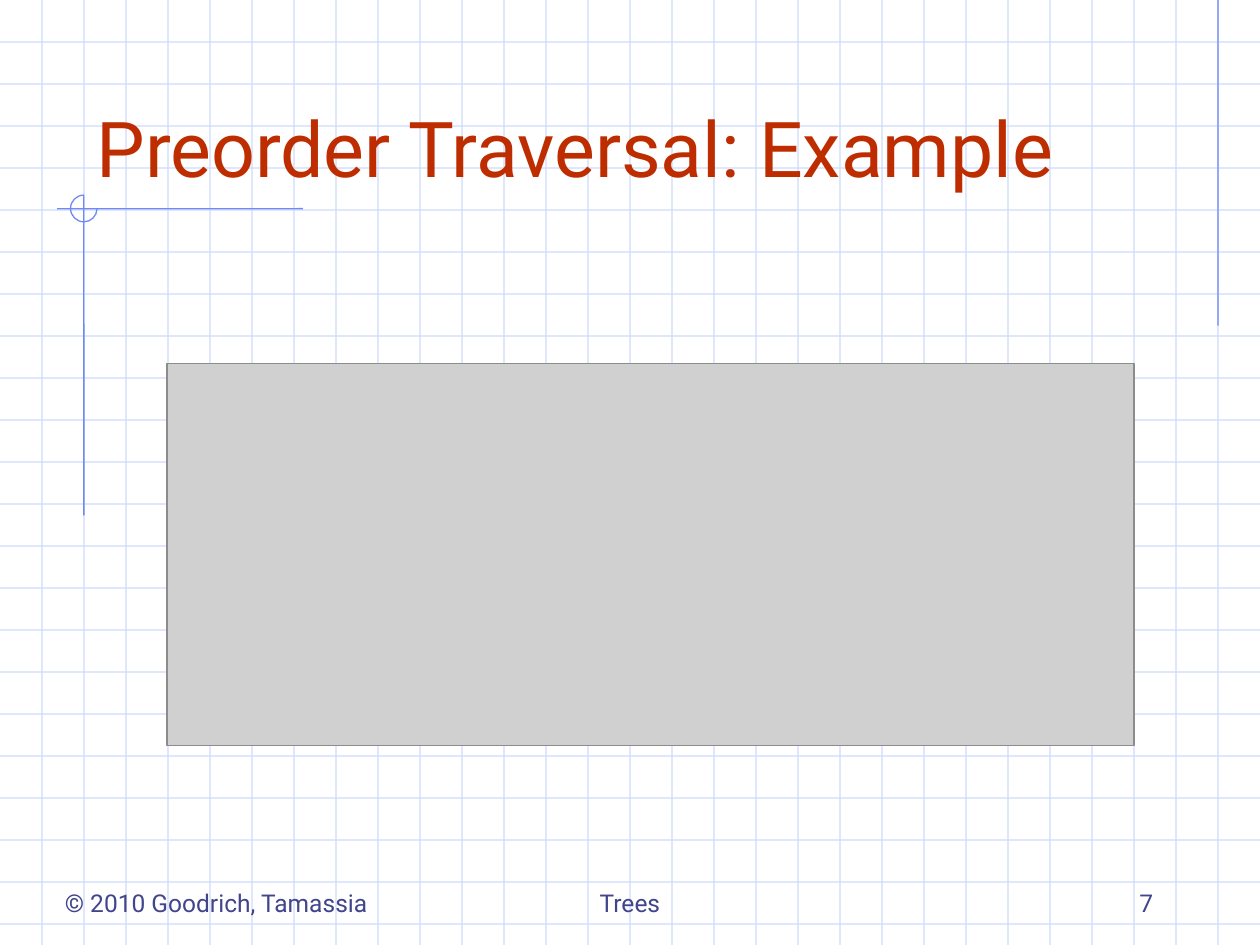
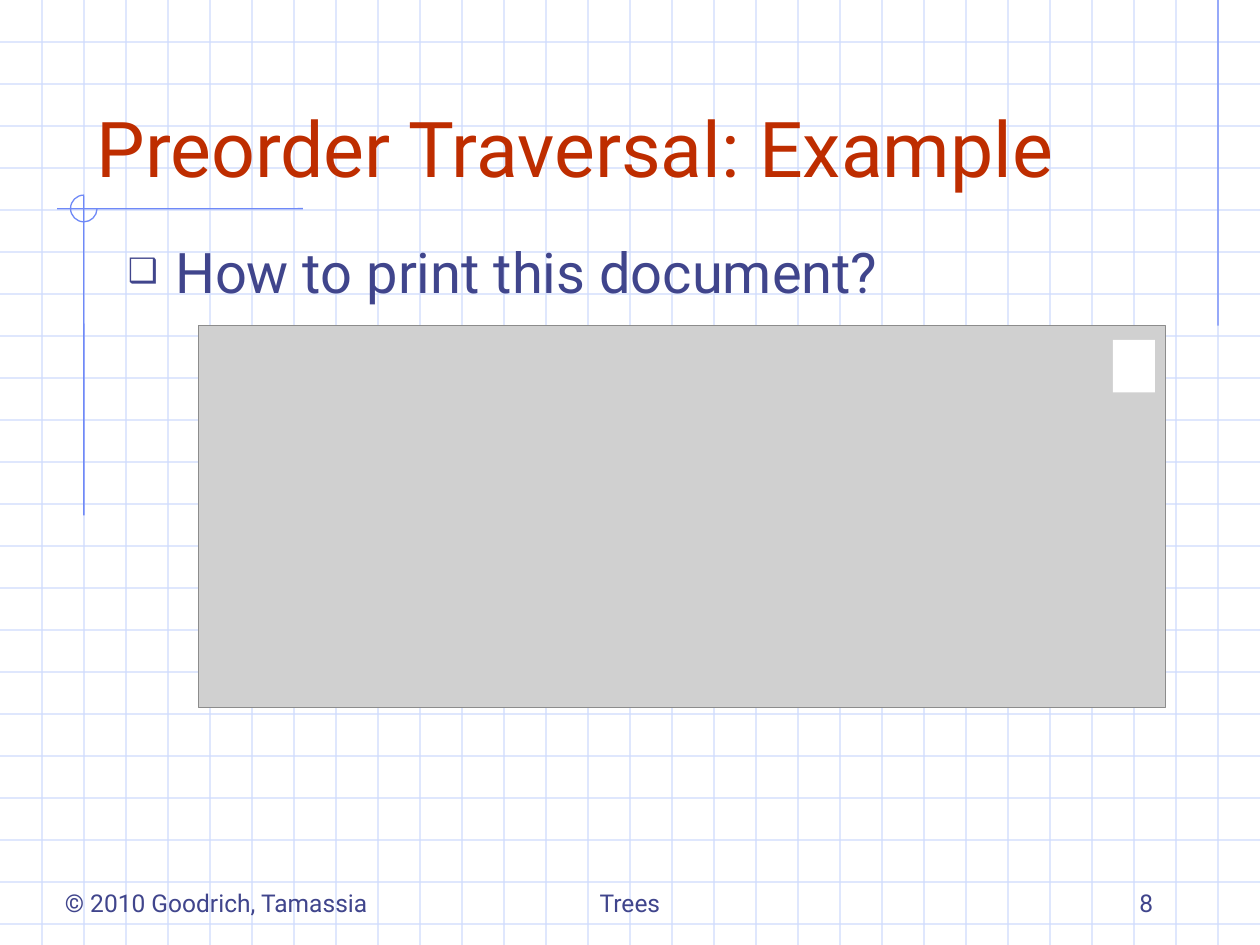
Before and after one commit to ShihKaiHo/DSA, a slide deck: slide 8 of 7.1&2-generalTrees.ppt (slide 7 before the commit). Drawn at 1260x945 pixels with LibreOffice and Linux fonts; fonts in the diff are those of the drawing; grey boxes stand for pictures; background and template pictures are left out. Boxes give left, top, right and bottom in pixels: in the first picture for what was removed or moved away, otherwise in the second. Text is boxed around its words. In the diff, an @@ line names an element or a change of style, - is before the commit and + after.

```diff
--- a/7.1&2-generalTrees.ppt
+++ b/7.1&2-generalTrees.ppt
@@ text added at bbox=[175, 251, 877, 305], 32 pt, text #40458C @@
+❑ How to print this document?
@@ picture: place and size @@
-picture at bbox=[166, 364, 1134, 746]
+picture at bbox=[198, 325, 1166, 707]
@@ rectangle added at bbox=[1113, 340, 1154, 393], fill #FFFFFF @@
@@ page number at bbox=[1139, 894, 1153, 913]: text changed @@
-7
+8
```
Also in this commit, not shown: 9 other slides changed, 1 slide added, 15 other files.
